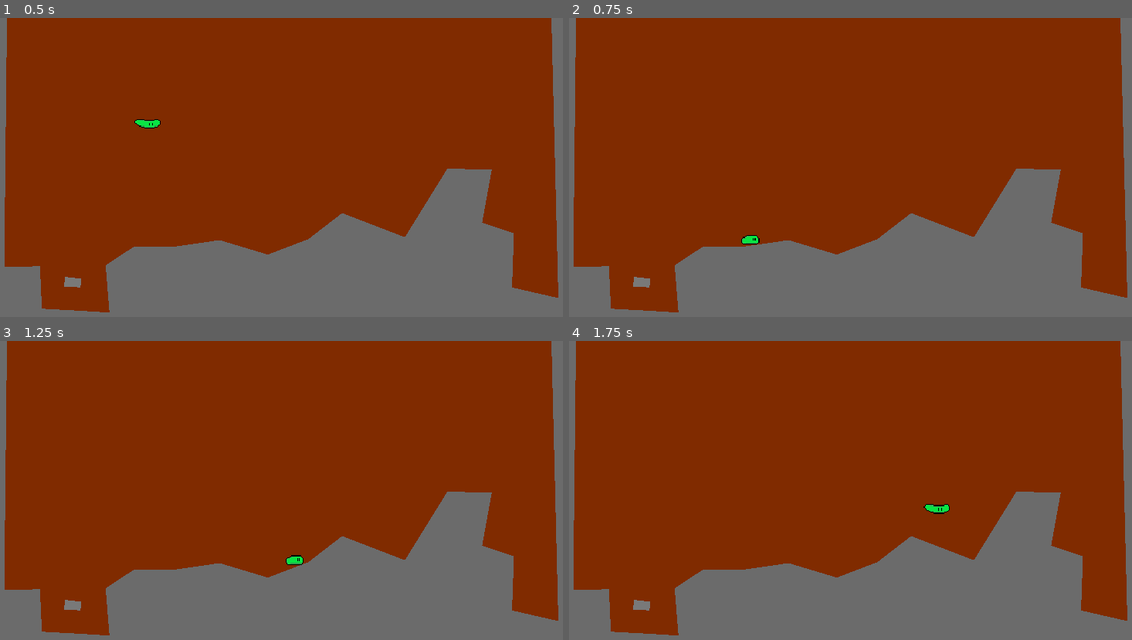
Above: before the commit, frames 1-4 (two rows, left to right).
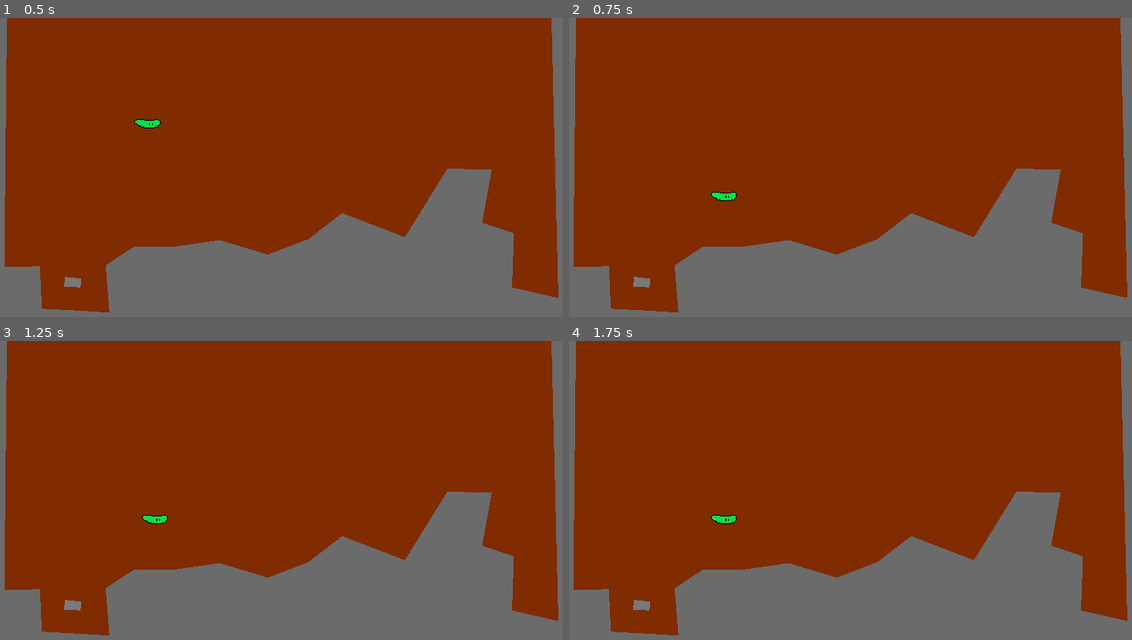
Above: after the commit, the same moments.

Repository: bruhmoment0987654321/TSSANDTLB_Godot
Game: Godot game, scene res://World/world.tscn
Same seed, same stepped clock (60 frames per second), same inputs: the game is played once before the commit and once after it.
Inputs:
- Up to frame 1 (0.5 s): no input
- Up to frame 2 (0.75 s): hold D (right) from 0.53 s (still down); hold J (run) from 0.53 s (still down); tap K (dash) at 0.6 s
- Up to frame 3 (1.25 s): keep holding D (right); keep holding J (run); tap Space (jump) at 0.77, 1.07 s
- Up to frame 4 (1.75 s): keep holding D (right); release J (run) at 1.28 s; tap J (run) at 1.35 s; tap Space (jump) at 1.52, 1.55 s

Frame 1 is identical in both runs. In frame 2, 0.2% of the frame differs, in the area x 25-34%, y 58-76%; in frame 3, 0.2%; in frame 4, 0.2%, in the area x 25-68%, y 54-62%.

Commit message:
starting to make the dash

Diff:
--- /dev/null
+++ b/Player/Slime_Player/Scenes/dash_sprite.tscn
@@ -0,0 +1,6 @@
+[gd_scene load_steps=2 format=3 uid="uid://bdlmp03yrtltx"]
+
+[ext_resource type="Script" path="res://Player/Slime_Player/Scripts/dash_sprite.gd" id="1_wpas8"]
+
+[node name="DashSprite" type="Sprite2D"]
+script = ExtResource("1_wpas8")
--- a/Player/Slime_Player/slime_player.tscn
+++ b/Player/Slime_Player/Scenes/slime_player.tscn
@@ -1,10 +1,11 @@
-[gd_scene load_steps=17 format=3 uid="uid://4umvkjl17kdk"]
+[gd_scene load_steps=21 format=3 uid="uid://4umvkjl17kdk"]
 
-[ext_resource type="Script" path="res://Player/Slime_Player/slime_player.gd" id="1_7se2o"]
+[ext_resource type="Script" path="res://Player/Slime_Player/Scripts/slime_player.gd" id="1_7se2o"]
 [ext_resource type="Resource" uid="uid://2dgg01wvtvhj" path="res://Player/Slime_Player/DefaultSlimeMovementData.tres" id="2_jaxuj"]
 [ext_resource type="Texture2D" uid="uid://66i68cov4e38" path="res://Player/Slime_Player/Sprites/slime_jump.png" id="3_xi8ch"]
 [ext_resource type="Texture2D" uid="uid://byg2ymobjeml" path="res://Player/Slime_Player/Sprites/Slime_idle.png" id="4_10kr3"]
 [ext_resource type="Texture2D" uid="uid://demmqdy2lag6w" path="res://Player/Slime_Player/Sprites/slime_walk.png" id="5_yu2k6"]
+[ext_resource type="Texture2D" uid="uid://4atm2pp3n0hr" path="res://Player/Slime_Player/Sprites/dash_particle.png" id="6_mc444"]
 
 [sub_resource type="RectangleShape2D" id="RectangleShape2D_tptkg"]
 size = Vector2(14, 9)
@@ -95,6 +96,26 @@
 "speed": 7.0
 }]
 
+[sub_resource type="Curve" id="Curve_5cedb"]
+_data = [Vector2(0, 1), 0.0, 0.0, 0, 0, Vector2(1, 0), -3.07518, 0.0, 0, 0]
+point_count = 2
+
+[sub_resource type="CurveTexture" id="CurveTexture_pqrkf"]
+curve = SubResource("Curve_5cedb")
+
+[sub_resource type="ParticleProcessMaterial" id="ParticleProcessMaterial_av744"]
+particle_flag_disable_z = true
+emission_shape = 1
+emission_sphere_radius = 8.0
+direction = Vector3(0, 0, 0)
+spread = 180.0
+initial_velocity_min = 19.0
+initial_velocity_max = 19.0
+angular_velocity_min = 182.0
+angular_velocity_max = 182.0
+gravity = Vector3(0, 0, 0)
+scale_curve = SubResource("CurveTexture_pqrkf")
+
 [node name="Slime_player" type="CharacterBody2D"]
 floor_constant_speed = true
 floor_max_angle = 0.872665
@@ -116,5 +137,10 @@
 one_shot = true
 
 [node name="DashTimer" type="Timer" parent="."]
-wait_time = 0.1
 one_shot = true
+
+[node name="DashParticles" type="GPUParticles2D" parent="."]
+emitting = false
+amount = 80
+process_material = SubResource("ParticleProcessMaterial_av744")
+texture = ExtResource("6_mc444")
--- /dev/null
+++ b/Player/Slime_Player/Scripts/dash_sprite.gd
@@ -0,0 +1,6 @@
+extends Sprite2D
+
+func _physics_process(delta):
+	modulate.a = lerp(modulate.a,0,0.1)
+	if modulate.a < 0.01:
+		queue_free()
--- /dev/null
+++ b/Player/Slime_Player/Scripts/slime_player.gd
@@ -0,0 +1,114 @@
+extends CharacterBody2D
+@export_group("Movement Data")
+@export var movement_data : PlayerMovementData
+
+#putting other nodes in variables
+@onready var animated_sprite_2d = $AnimatedSprite2D
+@onready var coyote_jump_timer = $CoyoteJumpTimer
+@onready var dash_timer = $DashTimer
+@onready var dash_particle = $DashParticles
+
+#slime player state
+enum STATE{NORMAL,DASH,DEAD}
+var player_state = STATE.NORMAL
+var gravity = ProjectSettings.get_setting("physics/2d/default_gravity")
+#dash variables
+@export_group("Dashing")
+#having the player dash or not?
+@export var player_dash = true
+@export var dash_speed = 1000
+@export var dash_length = 0.2
+@export var max_dash_amount = 2
+var dash_object = preload("res://Player/Slime_Player/Scenes/dash_sprite.tscn")
+var dash_amount = max_dash_amount
+var is_dashing = false #check if we are dashing
+var can_dash = true
+var dash_direction = Vector2() #get direciton we'll dash in
+
+func _ready():
+	dash_timer.timeout.connect(dash_timer_timeout)
+	pass
+
+func dash_timer_timeout():
+	is_dashing = false
+
+func _physics_process(delta):
+	if player_state == STATE.NORMAL:
+		apply_gravity(delta)
+		handle_jump()
+		start_dashing()
+		var input_axis = Input.get_axis("left", "right")
+		handle_acceleration(input_axis,delta)
+		apply_friction(input_axis,delta)
+		apply_air_resistance(input_axis,delta)
+		update_animation(input_axis)
+		var was_on_floor = is_on_floor()
+		move_and_slide()
+		var just_left_ledge = was_on_floor and not is_on_floor() and velocity.y >= 0
+		if just_left_ledge:
+			coyote_jump_timer.start()
+
+	if player_state == STATE.DASH:
+		pass
+
+func apply_gravity(delta):
+	if not is_on_floor():
+		velocity.y += gravity* movement_data.gravity_scale * delta
+
+func handle_jump():
+	if is_on_floor() or coyote_jump_timer.time_left > 0.0:
+		if Input.is_action_just_pressed("jump"):
+			velocity.y = movement_data.jump_velocity
+	if not is_on_floor():
+		if Input.is_action_just_released("jump") and velocity.y < movement_data.jump_velocity/3:
+			velocity.y = movement_data.jump_velocity/3
+
+func start_dashing():
+	if Input.is_action_just_pressed("dash") and can_dash and dash_amount > 0:
+		player_state = STATE.DASH
+		dash_amount -= 1
+		is_dashing = true
+		dash_direction = get_direction_from_input()
+		dash_timer.start(dash_length)
+
+func handle_acceleration(input_axis,delta):
+	var _walk_multiplied = 1
+	if movement_data.running:
+		if Input.is_action_pressed("run"):
+			_walk_multiplied = movement_data.run_multiplier
+	if input_axis: #if direction != 0
+		velocity.x = move_toward(velocity.x,movement_data.hspeed*input_axis*_walk_multiplied,movement_data.acceleration*delta)
+
+func apply_friction(input_axis,delta):
+	if input_axis == 0 and is_on_floor():
+		velocity.x = move_toward(velocity.x, 0, movement_data.friction*delta)
+
+func apply_air_resistance(input_axis,delta):
+	if input_axis == 0 and not is_on_floor():
+		velocity.x = move_toward(velocity.x,0,movement_data.air_resistance*delta)
+
+func update_animation(input_axis):
+	if input_axis :
+		animated_sprite_2d.flip_h = (input_axis < 0)
+		animated_sprite_2d.play("walk")
+	else:
+		animated_sprite_2d.play("idle")
+	if not is_on_floor():
+		if velocity.y < 0:
+			animated_sprite_2d.play("jump")
+		else:
+			animated_sprite_2d.play("fall")
+
+func get_direction_from_input():
+	var move_dir = Vector2()
+	move_dir.x = Input.get_action_strength("left")+Input.get_action_strength("right")
+	move_dir.y = Input.get_action_strength("down") - Input.get_action_strength("up")
+
+	move_dir = move_dir.limit_length(1)
+	#check if no buttons are pressed... if they aren't, then you still get to move  :]  towards the position you're facing
+	if move_dir == Vector2(0,0):
+		if animated_sprite_2d.flip_h:
+			move_dir.x = -1
+		else:
+			move_dir = 1
+	return move_dir * dash_speed
--- a/Player/Slime_Player/slime_player.gd
+++ /dev/null
@@ -1,76 +0,0 @@
-extends CharacterBody2D
-@export_group("Movement Data")
-@export var movement_data : PlayerMovementData
-
-#putting other nodes in variables
-@onready var animated_sprite_2d = $AnimatedSprite2D
-@onready var coyote_jump_timer = $CoyoteJumpTimer
-@onready var dash_timer = $DashTimer
-#slime player state
-enum STATE {NORMAL,DASH,DEAD}
-var player_state = STATE.NORMAL
-
-var gravity = ProjectSettings.get_setting("physics/2d/default_gravity")
-
-#dash variables
-@export_group("Dashing")
-@export var dash_dist = 1000
-@export var max_dash_amount = 2
-var dash_amount = max_dash_amount
-
-func _physics_process(delta):
-	if player_state == STATE.NORMAL:
-		apply_gravity(delta)
-		handle_jump()
-		var input_axis = Input.get_axis("left", "right")
-		handle_acceleration(input_axis,delta)
-		apply_friction(input_axis,delta)
-		apply_air_resistance(input_axis,delta)
-		update_animation(input_axis)
-		var was_on_floor = is_on_floor()
-		move_and_slide()
-
-		var just_left_ledge = was_on_floor and not is_on_floor() and velocity.y >= 0
-
-		if just_left_ledge:
-			coyote_jump_timer.start()
-
-func apply_gravity(delta):
-	if not is_on_floor():
-		velocity.y += gravity* movement_data.gravity_scale * delta
-
-func apply_air_resistance(input_axis,delta):
-	if input_axis == 0 and not is_on_floor():
-		velocity.x = move_toward(velocity.x,0,movement_data.air_resistance*delta)
-
-func apply_friction(input_axis,delta):
-	if input_axis == 0 and is_on_floor():
-		velocity.x = move_toward(velocity.x, 0, movement_data.friction*delta)
-
-func handle_acceleration(input_axis,delta):
-	var _walk_multiplied = 1
-	if movement_data.running:
-		if Input.is_action_pressed("run"):
-			_walk_multiplied = movement_data.run_multiplier
-	if input_axis: #if direction != 0
-		velocity.x = move_toward(velocity.x,movement_data.hspeed*input_axis*_walk_multiplied,movement_data.acceleration*delta)
-
-func handle_jump():
-	if is_on_floor() or coyote_jump_timer.time_left > 0.0:
-		if Input.is_action_just_pressed("jump"):
-			velocity.y = movement_data.jump_velocity
-	if not is_on_floor():
-		if Input.is_action_just_released("jump") and velocity.y < movement_data.jump_velocity/3:
-			velocity.y = movement_data.jump_velocity/3
-
-func update_animation(input_axis):
-	if input_axis :
-		animated_sprite_2d.flip_h = (input_axis < 0)
-		animated_sprite_2d.play("walk")
-	else:
-		animated_sprite_2d.play("idle")
-	if not is_on_floor():
-		if velocity.y < 0:
-			animated_sprite_2d.play("jump")
-		else:
-			animated_sprite_2d.play("fall")
--- a/World/world.tscn
+++ b/World/world.tscn
@@ -1,7 +1,7 @@
 [gd_scene load_steps=3 format=3 uid="uid://c3h8u55rgcwii"]
 
 [ext_resource type="Script" path="res://World/world.gd" id="1_oim1w"]
-[ext_resource type="PackedScene" uid="uid://4umvkjl17kdk" path="res://Player/Slime_Player/slime_player.tscn" id="2_sg834"]
+[ext_resource type="PackedScene" uid="uid://4umvkjl17kdk" path="res://Player/Slime_Player/Scenes/slime_player.tscn" id="2_sg834"]
 
 [node name="World" type="Node2D"]
 script = ExtResource("1_oim1w")
Binary file added: Player/Slime_Player/Sprites/dash_particle.png
Not shown, added: Player/Slime_Player/Sprites/dash_particle.png.import
